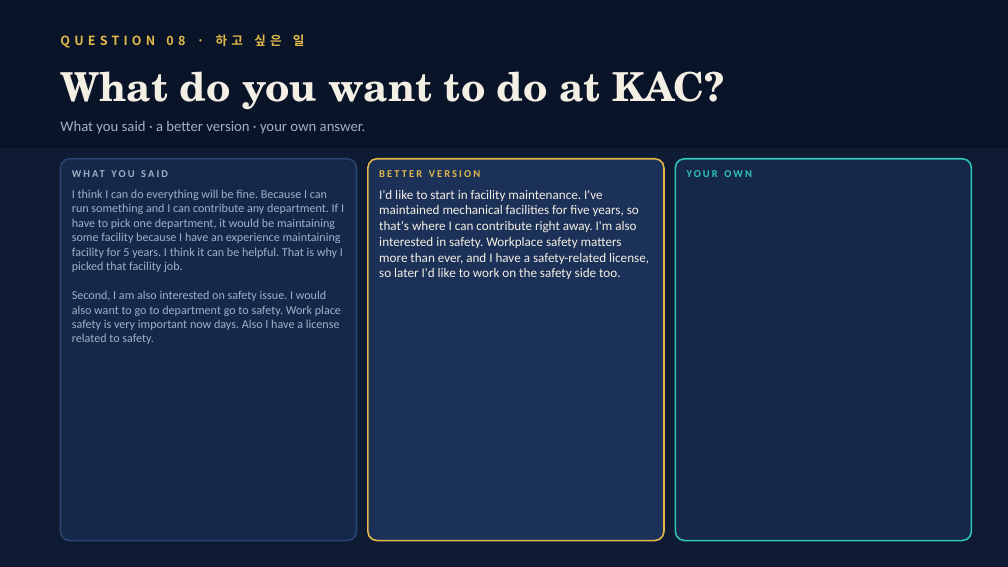
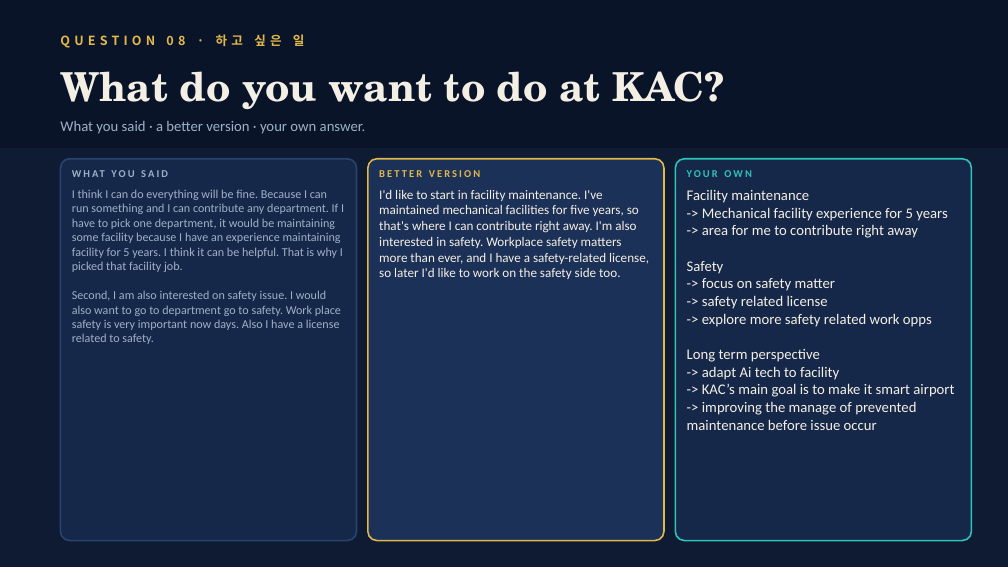
Before and after one commit to briankim-84/dea-m8q3, a slide deck: slide 13 of sanghyun-k3m7/Sanghyun_Class4_The_Full_Run.pptx. Drawn at 1008x567 pixels with LibreOffice and Linux fonts; fonts in the diff are those of the drawing. Boxes give left, top, right and bottom in pixels: in the first picture for what was removed or moved away, otherwise in the second. Text is boxed around its words. In the diff, an @@ line names an element or a change of style, - is before the commit and + after.

```diff
--- a/sanghyun-k3m7/Sanghyun_Class4_The_Full_Run.pptx
+++ b/sanghyun-k3m7/Sanghyun_Class4_The_Full_Run.pptx
@@ text added at (687,190,954,430), 14 pt, text #F4EFE4 @@
+Facility maintenance
+-> Mechanical facility experience for 5 years
+-> area for me to contribute right away
+Safety
+-> focus on safety matter
+-> safety related license
+-> explore more safety related work opps
+Long term perspective
+-> adapt Ai tech to facility
+-> KAC’s main goal is to make it smart airport
+-> improving the manage of prevented maintenance before issue occur
```
Also in this commit, not shown: 17 other slides changed, 12 other files.
